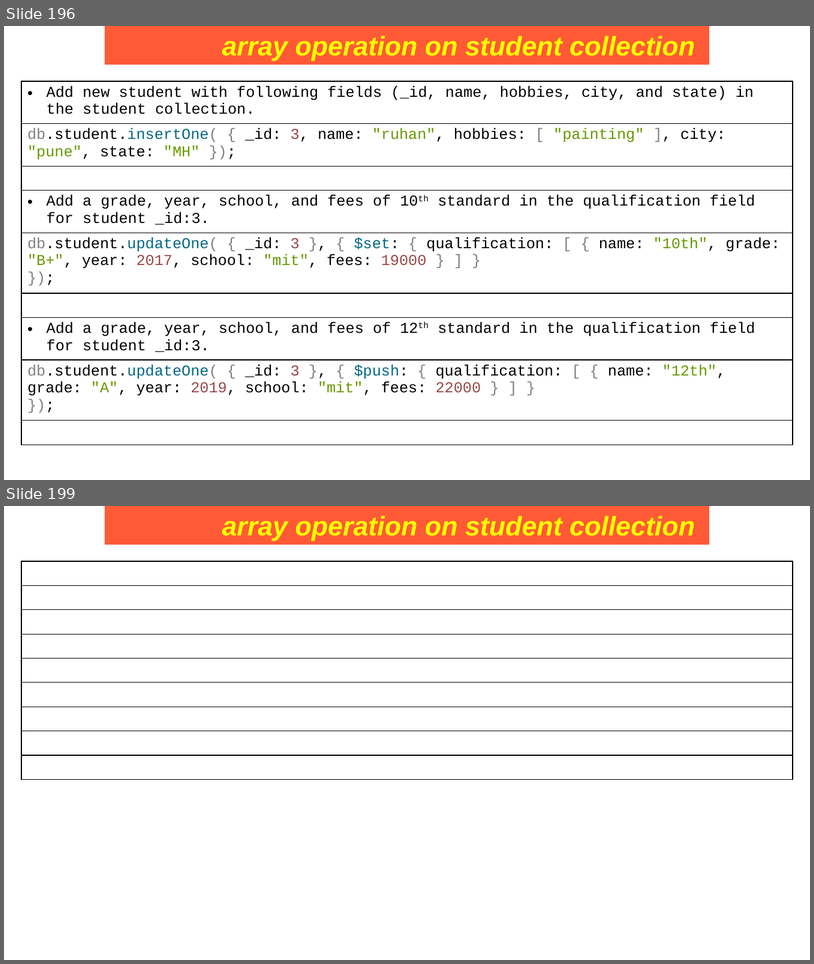
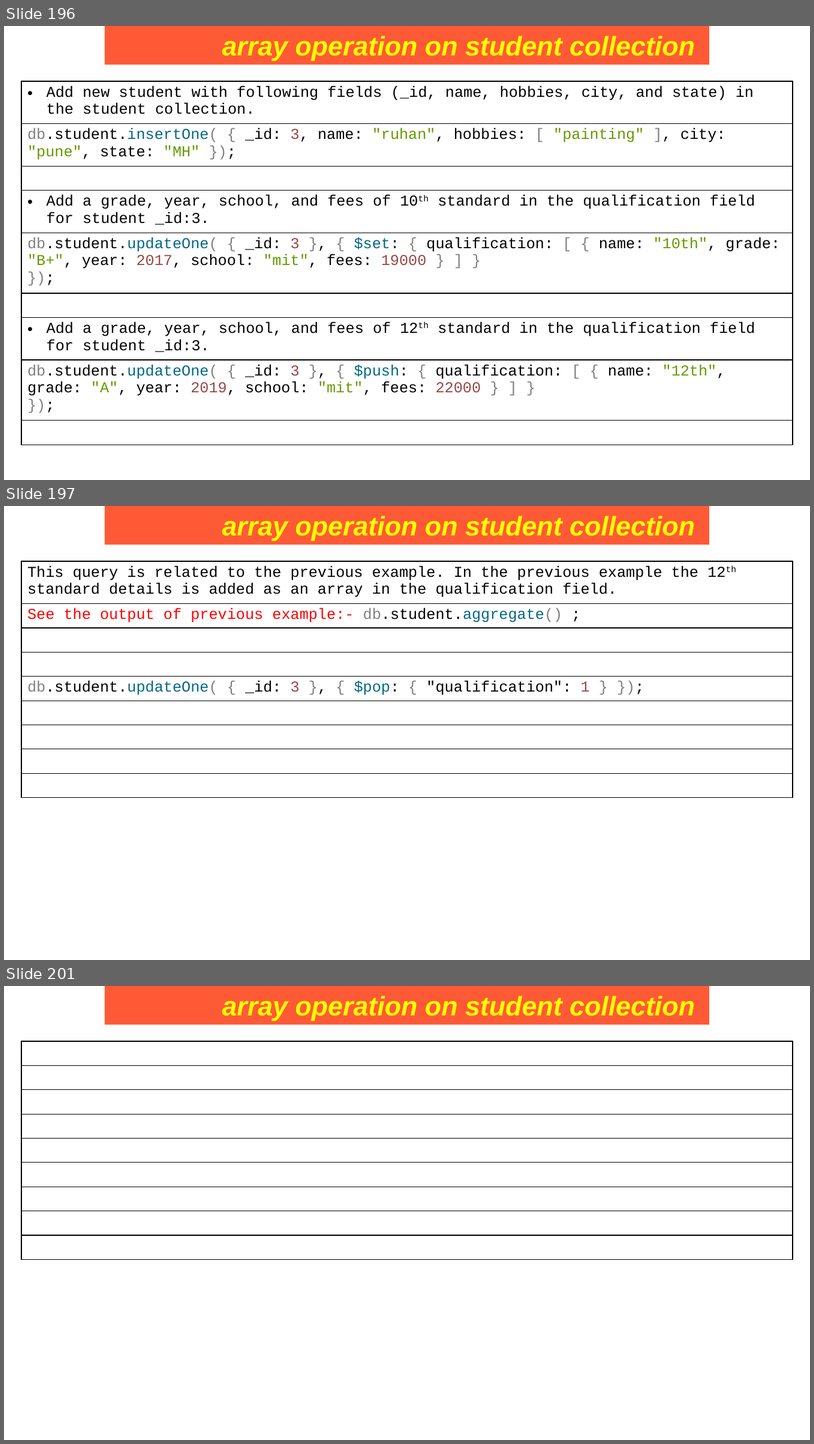
Before and after one commit to Saleel-Bagde/PPT-s, a slide deck: MongoDB PPT.pptx. Shown one above the other, each under a label of ours: slides 196 and 199 before the commit, slides 196, 197 and 201 after it; the slides between them are not shown. The pictures are 814x964 and 814x1444 pixels, drawn with LibreOffice and Linux fonts; fonts in the diff are those of the drawing. Boxes give left, top, right and bottom in pixels: in the first picture for what was removed or moved away, otherwise in the second. Text is boxed around its words. In the diff, an @@ line names an element or a change of style, - is before the commit and + after.

```diff
--- a/MongoDB PPT.pptx
+++ b/MongoDB PPT.pptx
@@ slide 197 added at (4,506,810,960), background #FFFFFF @@
@@ rectangle added at (105,506,710,545), fill #FF5A36, 32 pt, text #FFFF00, bold, italic @@
+array operation on student collection
@@ table added at (21,561,794,797), 9 rows, 1 columns @@
+This query is related to the previous example. In the previous example the 12th standard details is added as an array in the qualification field.
+See the output of previous example:- db.student.aggregate() ;
+
+
+db.student.updateOne( { _id: 3 }, { $pop: { "qualification": 1 } });
+
+
+
+
@@ what was slide 199 is now slide 201 @@
```
Also in this commit, not shown: 5 slides changed, 1 other slide added.
